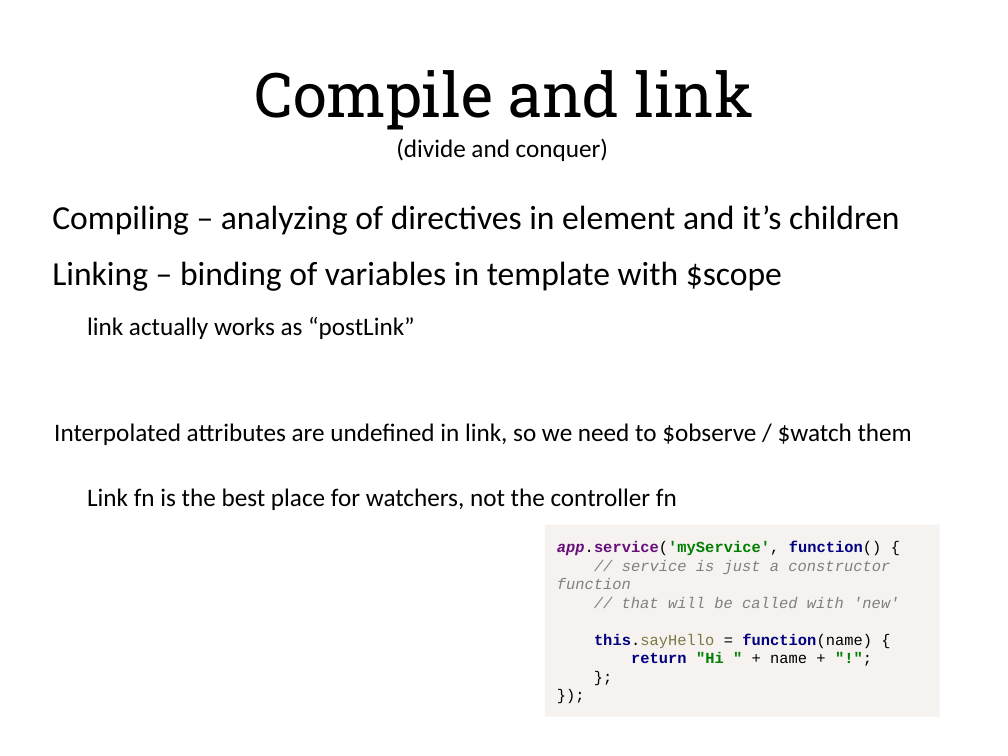
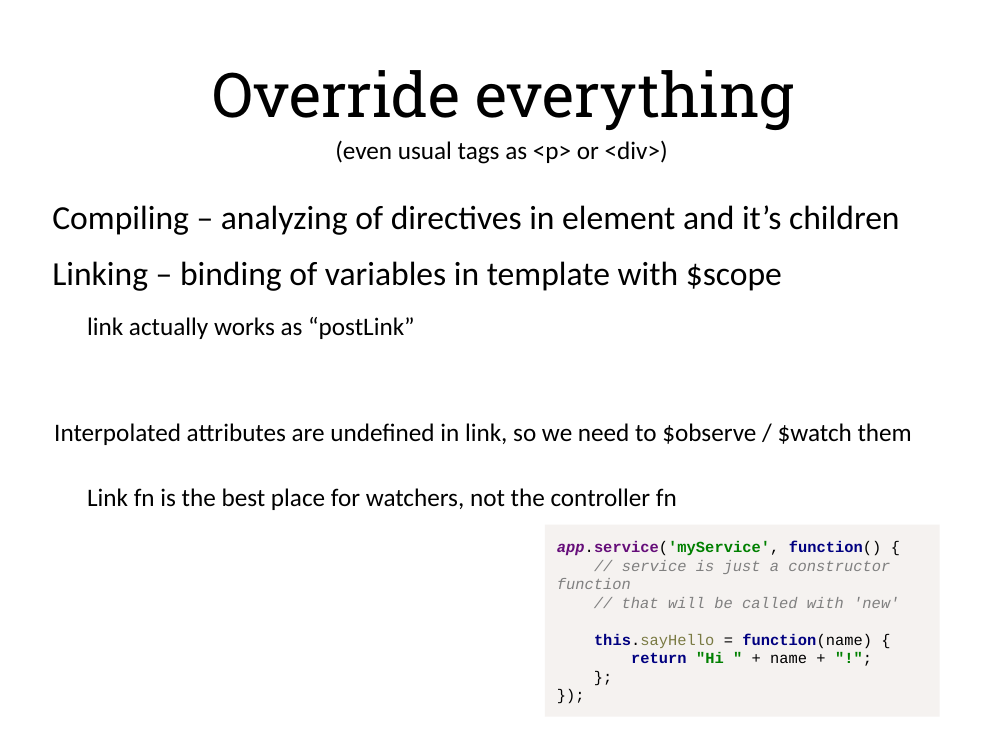
Before and after one commit to alexeymatveevp/angularjs-course, a slide deck: slide 8 of docs/03_directives.pptx (slide 4 before the commit). Drawn at 1008x756 pixels with LibreOffice and Linux fonts; fonts in the diff are those of the drawing. Boxes give left, top, right and bottom in pixels: in the first picture for what was removed or moved away, otherwise in the second. Text is boxed around its words. In the diff, an @@ line names an element or a change of style, - is before the commit and + after.

Commit message:
compile link + pictures

```diff
--- a/docs/03_directives.pptx
+++ b/docs/03_directives.pptx
@@ title at bbox=[213, 70, 795, 130]: text changed @@
-Compile and link
+Override everything
@@ text at bbox=[335, 140, 668, 164]: text changed @@
-(divide and conquer)
+(even usual tags as <p> or <div>)
```
Also in this commit, not shown: 5 slides added, 9 other files.
